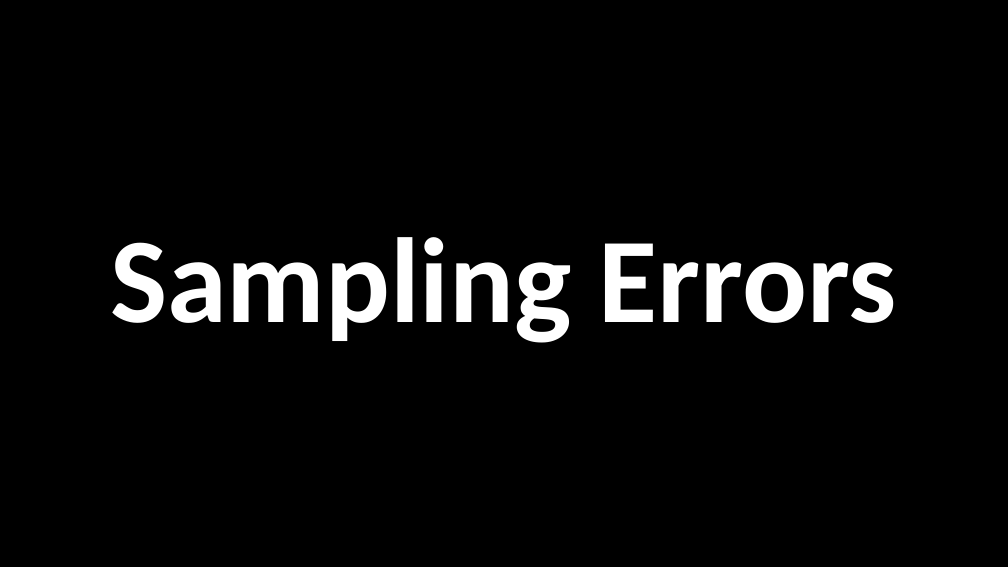
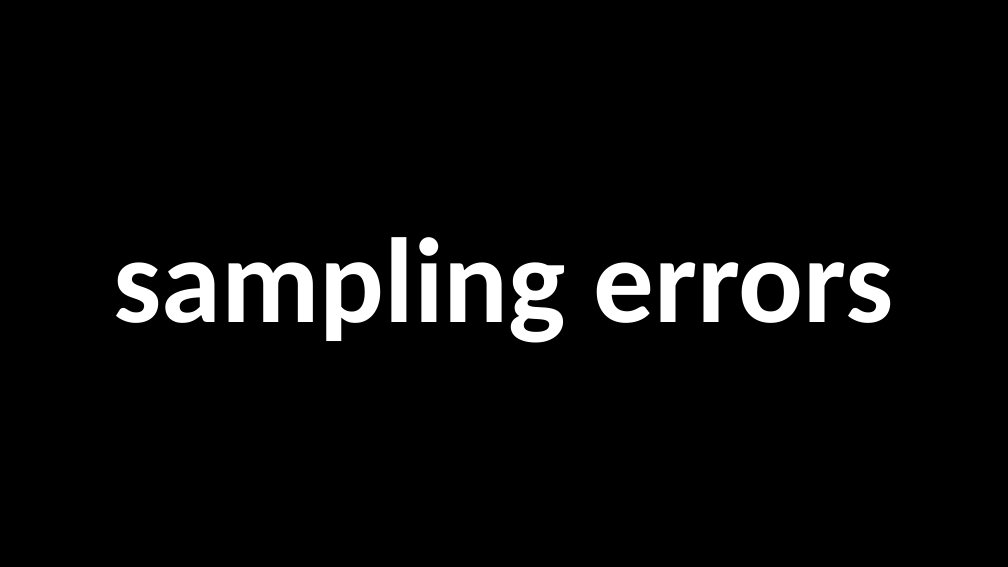
Before and after one commit to nicklalone/CIST_2500, a slide deck: slide 17 of ppts/06 - Tuesday.pptx (slide 12 before the commit). Drawn at 1008x567 pixels with LibreOffice and Linux fonts; fonts in the diff are those of the drawing. Boxes give left, top, right and bottom in pixels: in the first picture for what was removed or moved away, otherwise in the second. Text is boxed around its words. In the diff, an @@ line names an element or a change of style, - is before the commit and + after.

```diff
--- a/ppts/06 - Tuesday.pptx
+++ b/ppts/06 - Tuesday.pptx
@@ title at [114, 237, 893, 343]: text changed @@
-Sampling Errors
+sampling errors
```
Also in this commit, not shown: 5 other slides changed, 5 slides added, 2 other files.
